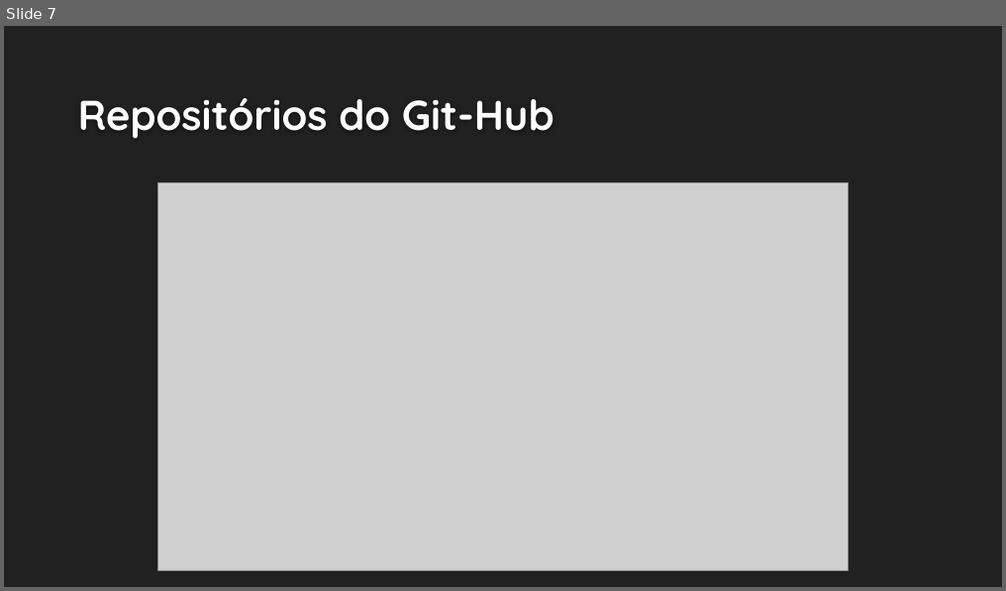
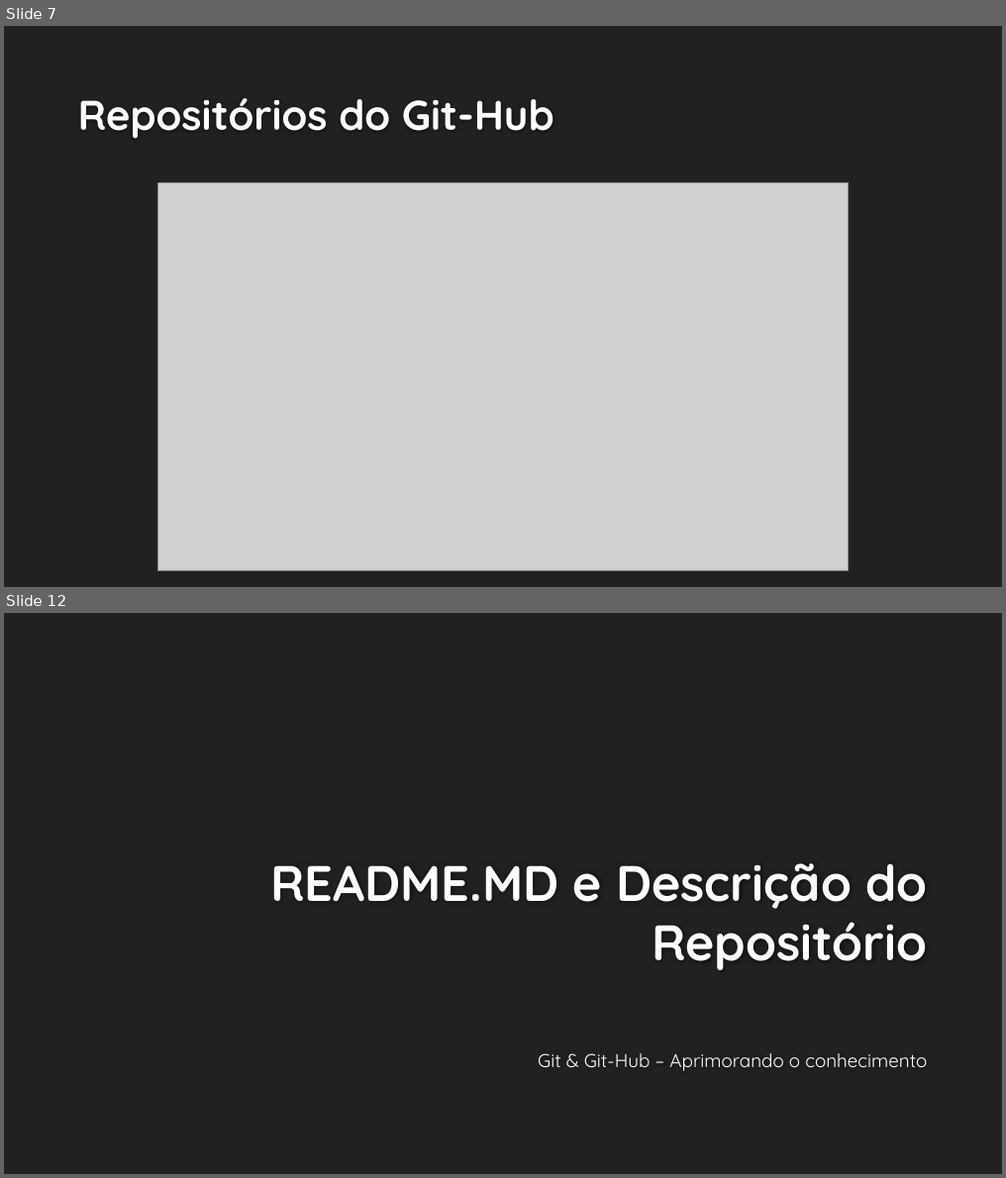
Before and after one commit to RecodeJr/GitHub-Professional, a slide deck: Git-GitHub/Git & Git-Hub – Aprimorando o conhecimento.pptx. Shown one above the other, each under a label of ours: slide 7 before the commit, slides 7 and 12 after it; the slides between them are not shown. The pictures are 1006x591 and 1006x1178 pixels, drawn with LibreOffice and Linux fonts; fonts in the diff are those of the drawing; grey boxes stand for pictures; background and template pictures are left out. Boxes give left, top, right and bottom in pixels: in the first picture for what was removed or moved away, otherwise in the second. Text is boxed around its words. In the diff, an @@ line names an element or a change of style, - is before the commit and + after.

```diff
--- a/Git-GitHub/Git & Git-Hub – Aprimorando o conhecimento.pptx
+++ b/Git-GitHub/Git & Git-Hub – Aprimorando o conhecimento.pptx
@@ slide 12 added at [4,613,1002,1174], background #212121 @@
@@ title added at [270,863,927,970], 48 pt, text #FEFEFE, bold @@
+README.MD e Descrição do Repositório
@@ text added at [538,1054,927,1071], 18 pt, text #FFFFFF @@
+Git & Git-Hub – Aprimorando o conhecimento
```
Also in this commit, not shown: 4 slides changed, 3 other slides added.
